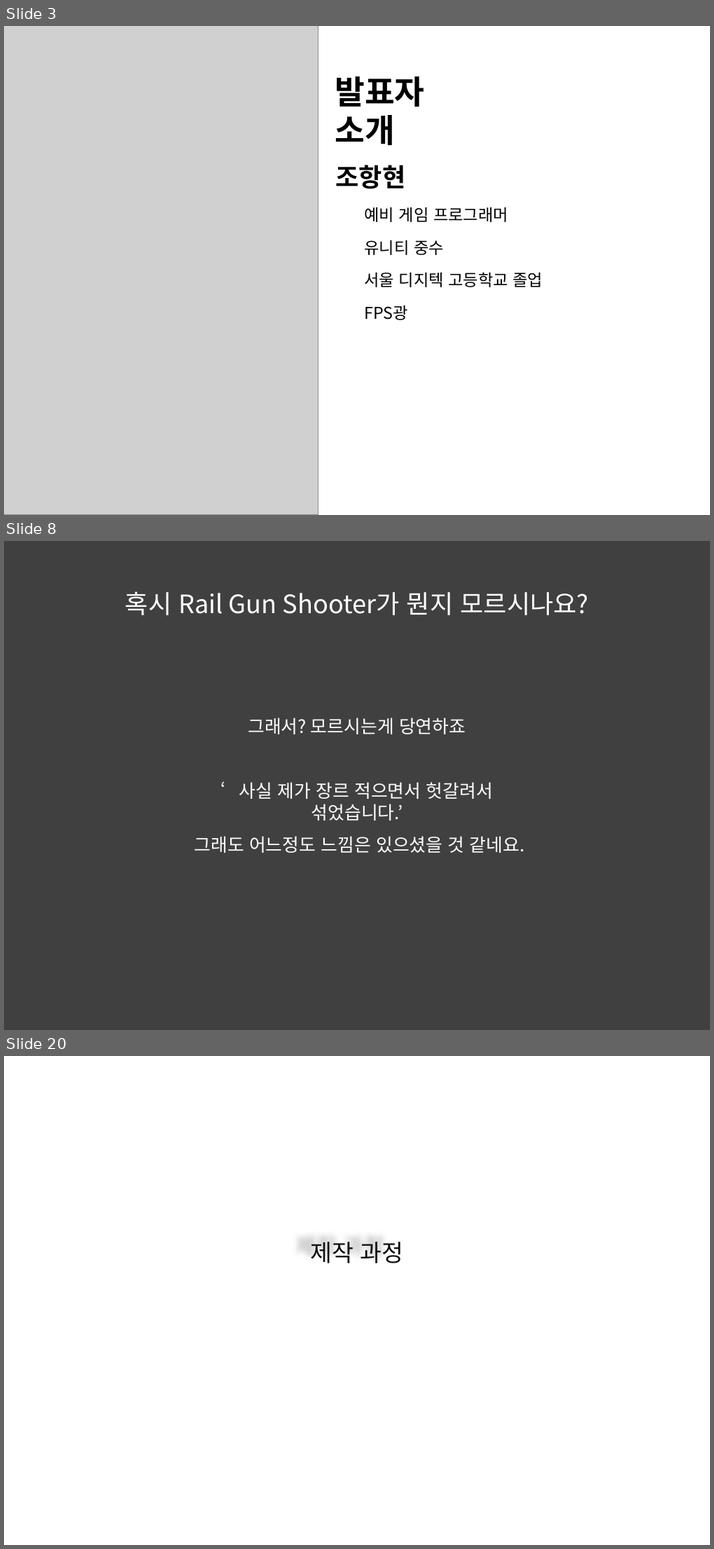
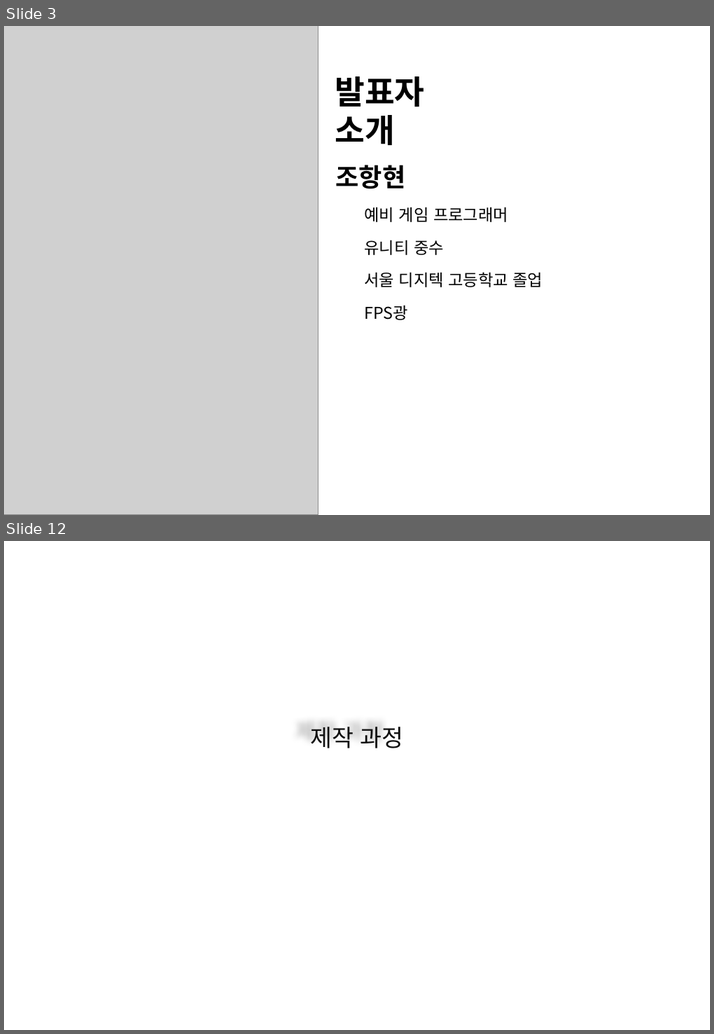
Before and after one commit to Hanghyeon/SQUARE, a slide deck: User_OtherFiles/포폴 발표 준비/2017_NCIA.pptx. Shown one above the other, each under a label of ours: slides 3, 8 and 20 before the commit, slides 3 and 12 after it; the slides between them are not shown. The pictures are 714x1549 and 714x1034 pixels, drawn with LibreOffice and Linux fonts; fonts in the diff are those of the drawing; grey boxes stand for pictures; background and template pictures are left out. Boxes give left, top, right and bottom in pixels: in the first picture for what was removed or moved away, otherwise in the second. Text is boxed around its words. In the diff, an @@ line names an element or a change of style, - is before the commit and + after.

```diff
--- a/User_OtherFiles/포폴 발표 준비/2017_NCIA.pptx
+++ b/User_OtherFiles/포폴 발표 준비/2017_NCIA.pptx
@@ slide 8 removed at (4, 541, 710, 1030), background #404040 @@
@@ text removed at (125, 591, 588, 615) @@
-혹시 Rail Gun Shooter가 뭔지 모르시나요?
@@ text removed at (248, 717, 465, 734) @@
-그래서? 모르시는게 당연하죠
@@ text removed at (239, 782, 493, 820) @@
-‘사실 제가 장르 적으면서 헛갈려서 섞었습니다.’
@@ text removed at (194, 836, 525, 853) @@
-그래도 어느정도 느낌은 있으셨을 것 같네요.
@@ what was slide 20 is now slide 12 @@
```
Also in this commit, not shown: 12 slides changed, 2 slides added, 9 other slides removed, 1 other file.
